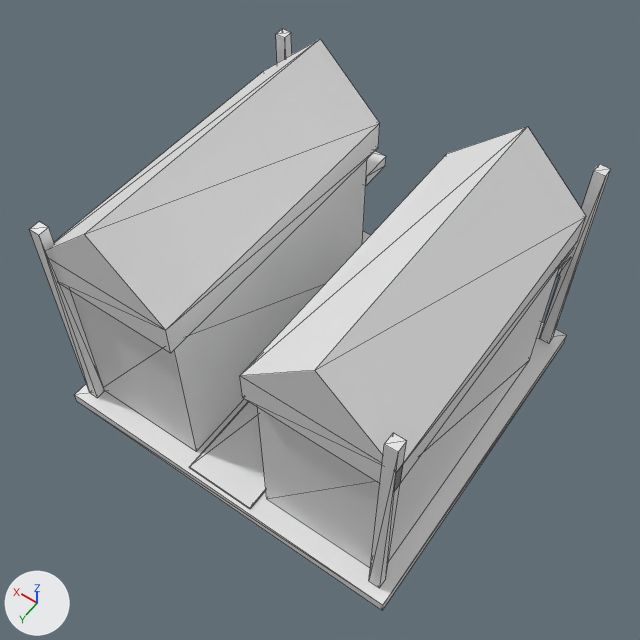
The glTF model assets/source/buildings/directorate/sources/operational/barracks_lod1.gltf: old version first, new version second.
Both versions are drawn from a camera (50 mm lens) standing at (-0.702, 1.006, 1.276) and looking at (-0.023, 0.055, -0.219). The lights are fixed; the arrows at lower left show +X, +Y and +Z. The first picture is the older version. Mesh edges are drawn as thin lines. Vertices at exactly the same position are counted once.

Objects in the first picture: 'barracks_lod1'.
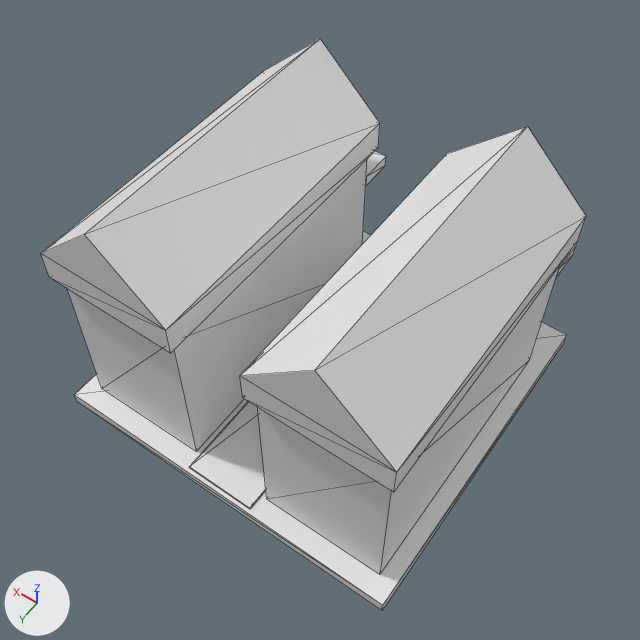
Changed parts and their boxes [x1, y1, x2, y2] in the pictures (640 x 640 px):
'barracks_lod1', reshaped (6% narrower)
    before: [29, 29, 611, 611]
    after: [41, 39, 586, 611]
part 1 of me_barracks_lod1, deleted
    before: [369, 433, 407, 588]
part 2 of me_barracks_lod1, deleted
    before: [29, 222, 105, 398]
part 3 of me_barracks_lod1, deleted
    before: [276, 29, 292, 63]
part 4 of me_barracks_lod1, deleted
    before: [539, 164, 611, 344]

What the commit changed:
me_barracks_lod1 is used by ob_barracks_lod1; location (0.0, 0.0, 0.0).
me_barracks_lod1 had 124 vertices, 188 faces and spanned x -0.43..0.43, y -0.42..0.41, z -0.5..0.16.
me_barracks_lod1 now has 92 vertices, 140 faces and spans x -0.43..0.43, y -0.42..0.41, z -0.5..0.16.
me_barracks_lod1 part 1: the loose piece of 8 vertices spanning x -0.405..-0.38, y 0.36..0.385, z -0.47..0.08 is deleted.
me_barracks_lod1 part 2: the loose piece of 8 vertices spanning x 0.38..0.405, y 0.36..0.385, z -0.47..0.08 is deleted.
me_barracks_lod1 part 3: the loose piece of 8 vertices spanning x 0.38..0.405, y -0.395..-0.37, z -0.47..0.08 is deleted.
me_barracks_lod1 part 4: the loose piece of 8 vertices spanning x -0.405..-0.38, y -0.395..-0.37, z -0.47..0.08 is deleted.
